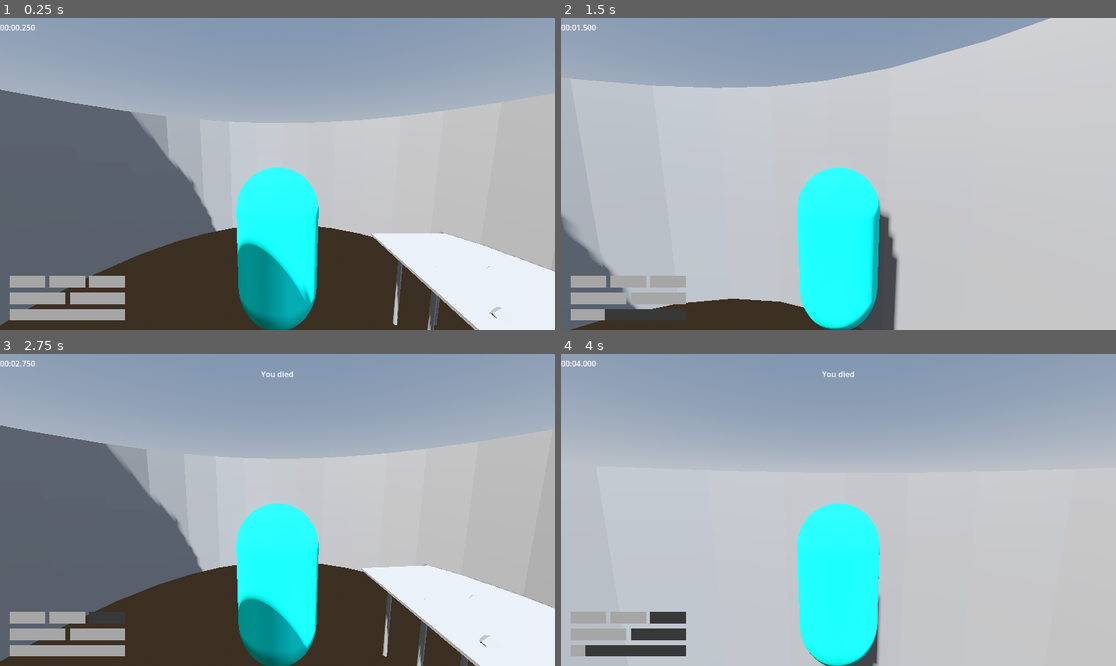
Above: before the commit, frames 1-4 (two rows, left to right).
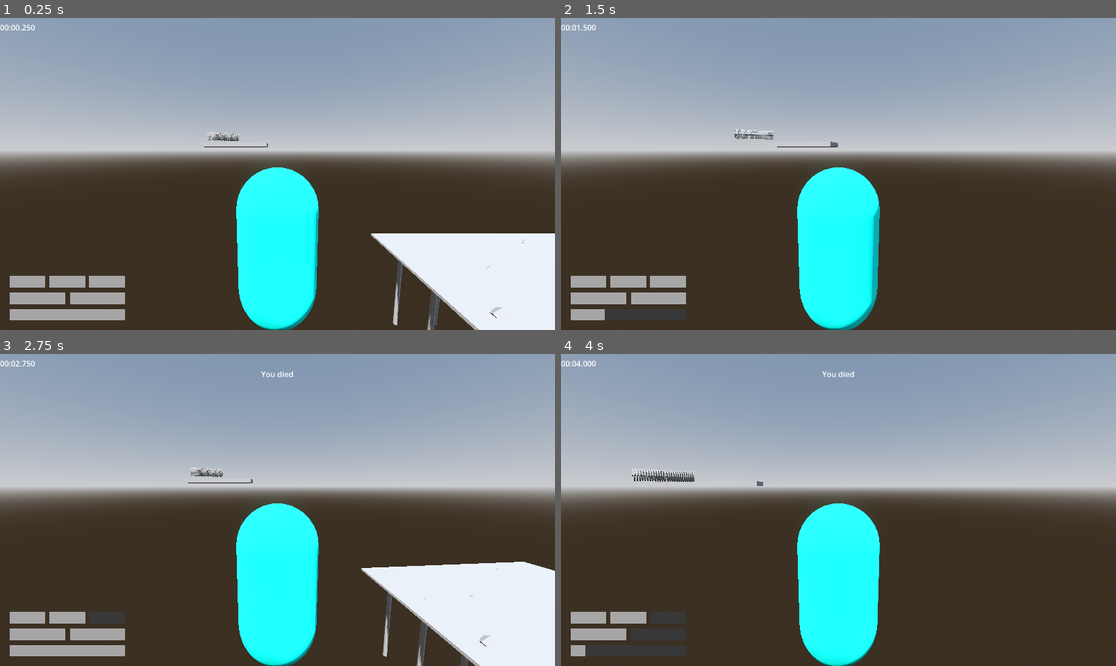
Above: after the commit, the same moments.

Repository: jpvds1/DDJD
Game: Godot game, scene res://scenes/levels/level_1.tscn
Two runs of this game, one before a commit and one after it. Both use one fixed random seed, a clock stepped at 60 frames per second and the inputs below.
Inputs (mouse positions are in pixels of both pictures, inside the frame that each line leads up to):
- Up to frame 1 (0.25 s): no input
- Up to frame 2 (1.5 s): tap Enter at 0.5 s; move the mouse to (866, 174) at 0.52 s; hold W (move_forwards) from 0.53 s (still down); tap Q (dash) at 0.6 s; tap Space (jump) at 0.77 s; move the mouse to (810, 174) at 1.27 s; tap Shift (sprint) at 1.35 s
- Up to frame 3 (2.75 s): keep holding W (move_forwards); tap Space (jump) at 1.52 s; move the mouse to (288, 503) at 2.02 s; tap Q (dash) at 2.1 s
- Up to frame 4 (4 s): keep holding W (move_forwards); move the mouse to (832, 516) at 2.77 s; tap Shift (sprint) at 2.85 s; tap Space (jump) at 3.02, 3.77 s; move the mouse to (877, 513) at 3.52 s; tap Q (dash) at 3.6 s

The runs differ from the first frame. In frame 1, 36% of the frame differs, in the area x 0-100%, y 22-100%; in frame 2, 63%, in the area x 0-100%, y 0-100%; in frame 3, 35%; in frame 4, 48%.

Commit message:
level_1 cleanup

Diff:
--- a/platformer-game/scenes/levels/level_1.tscn
+++ b/platformer-game/scenes/levels/level_1.tscn
@@ -117,24 +117,6 @@
 [node name="Hitbox" parent="Laser" index="1" unique_id=1352457121]
 transform = Transform3D(1.006, 0, 0, 0, 1.006, 0, 0, 0, 4.75, 0, 0, 0)
 
-[node name="CurvedWall" type="Node3D" parent="." unique_id=375873941]
-
-[node name="CurvedWall_180" type="CSGPolygon3D" parent="CurvedWall" unique_id=854954318]
-transform = Transform3D(1, 0, 0, 0, 1, 0, 0, 0, 1, 0, 5.37042, 0)
-use_collision = true
-polygon = PackedVector2Array(5, 4, 6, 4, 6, 0, 5, 0)
-mode = 1
-spin_degrees = 180.0
-spin_sides = 32
-
-[node name="CurvedWall_360" type="CSGPolygon3D" parent="CurvedWall" unique_id=501983927]
-transform = Transform3D(1, 0, 0, 0, 1, 0, 0, 0, 1, -0.17561054, -0.27686405, 0)
-use_collision = true
-polygon = PackedVector2Array(5, 4, 6, 4, 6, 0, 5, 0)
-mode = 1
-spin_degrees = 360.0
-spin_sides = 32
-
 [editable path="Killzone"]
 [editable path="Laser"]
 [editable path="Laser/Hitbox/Killzone"]
Renamed: platformer-game/scenes/levels/curved_wall.tscn -> platformer-game/scenes/building_materials/curved_wall.tscn
